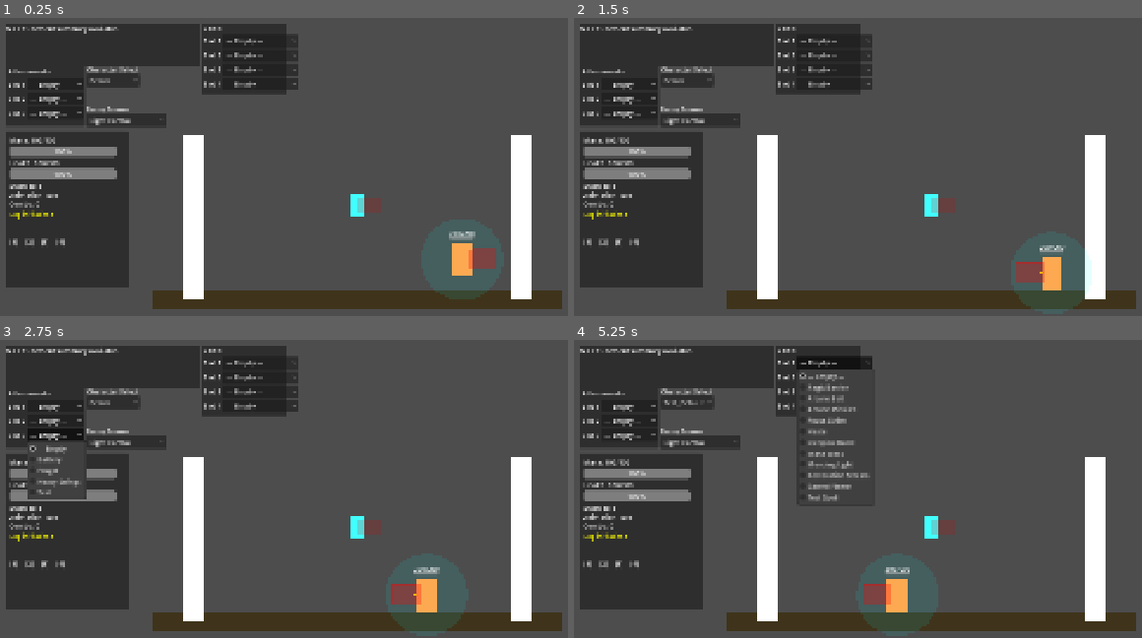
Above: before the commit, frames 1-4 (two rows, left to right).
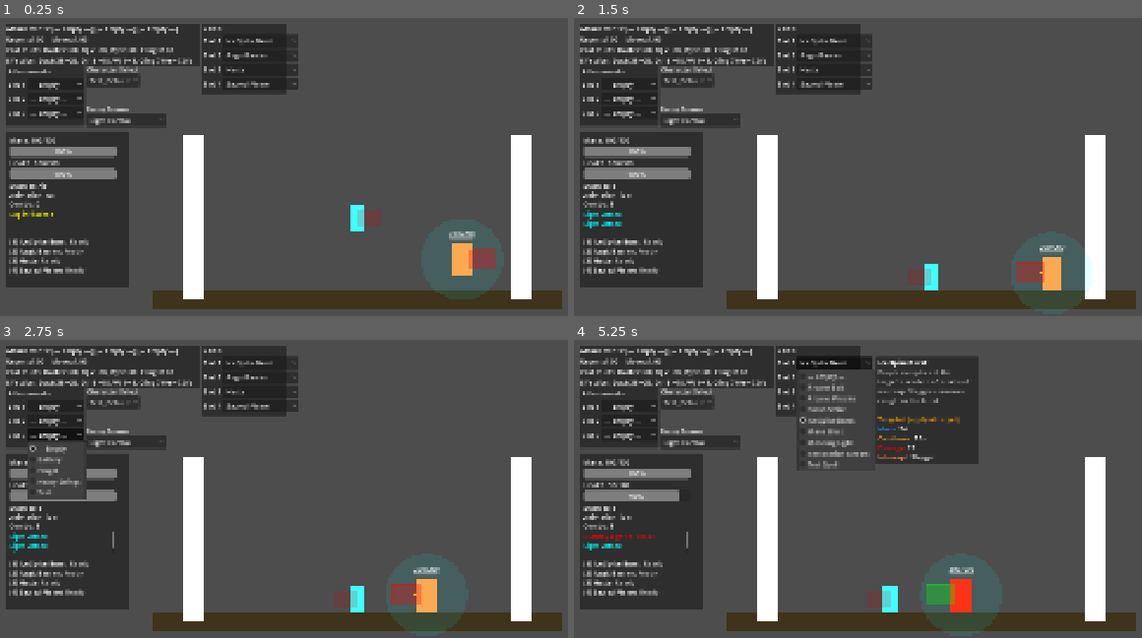
Above: after the commit, the same moments.

Repository: Korasyl/ManaBrawl
Game: Godot game, scene res://scenes/test_environment/test_environment.tscn
The game is run twice, just before and just after one commit, with the same random seed, the same clock (stepped at 60 frames per second) and the same inputs.
Inputs (mouse positions are in pixels of both pictures, inside the frame that each line leads up to):
- Up to frame 1 (0.25 s): no input
- Up to frame 2 (1.5 s): click "— Empty —" at 0.5 s; click "— Empty —" at 1.25 s
- Up to frame 3 (2.75 s): click "— Empty —" at 2 s
- Up to frame 4 (5.25 s): click "Fervor" (after the commit: "Test_Default") at 2.75 s; click "Light Combo" at 3.5 s; click "Test_Default" at 4.25 s; click (835, 363) at 5 s, where only the run after the commit has a clickable "Ice Spike Burst"

The runs differ from the first frame. In frame 1, 2.9% of the frame differs, in the area x 1-68%, y 2-86%; in frame 2, 3.3%; in frame 3, 3.3%; in frame 4, 11%, in the area x 1-72%, y 2-92%.
Error before the commit: Parse Error: Cannot infer the type of "desired_vx" variable because the value doesn't have a set type. (res://characters/player.gd:391)

Commit message:
Fixed inference error in player.gd

Diff:
--- a/characters/player.gd
+++ b/characters/player.gd
@@ -388,7 +388,7 @@
 		target_speed *= status_effects.get_speed_mult()
 
 	# --- Apply horizontal movement with acceleration ---
-	var desired_vx := input_dir * target_speed
+	var desired_vx: float = float(input_dir) * float(target_speed)
 
 	if on_ground:
 		if input_dir != 0:
Not shown, added: scripts/spells/mending_light.gd.uid
